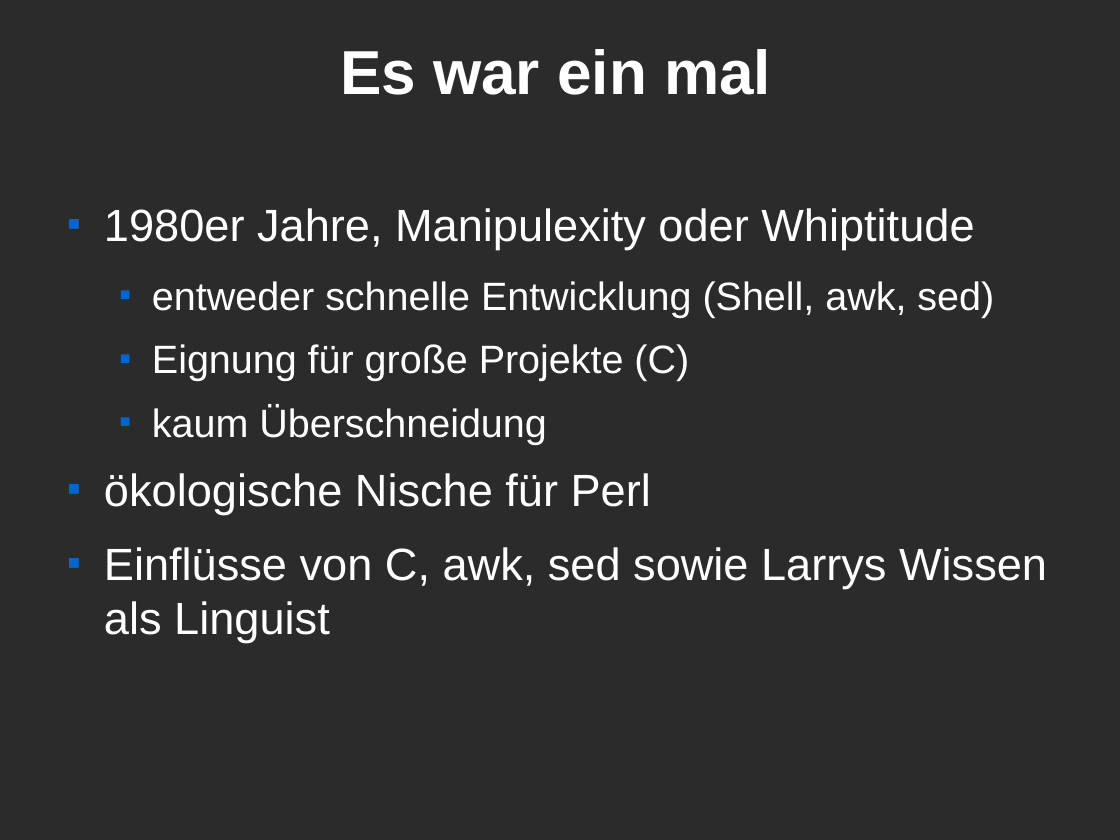
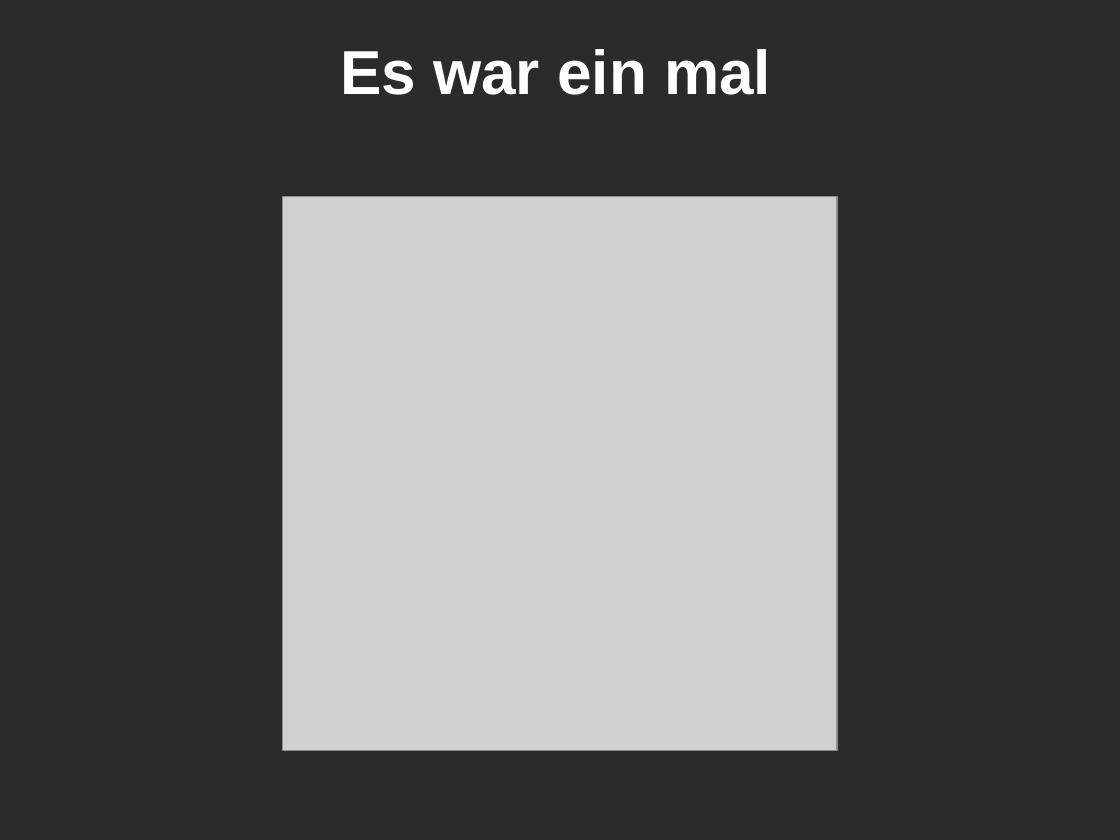
Before and after one commit to Caldrin/Vortrag_CLT, a slide deck: slide 2 of Modern Perl.odp. Drawn at 1120x840 pixels with LibreOffice and Linux fonts; fonts in the diff are those of the drawing; grey boxes stand for pictures; background and template pictures are left out; a plain dark background stands for a picture behind light text. Boxes give left, top, right and bottom in pixels: in the first picture for what was removed or moved away, otherwise in the second. Text is boxed around its words. In the diff, an @@ line names an element or a change of style, - is before the commit and + after.

```diff
--- a/Modern Perl.odp
+++ b/Modern Perl.odp
@@ text removed at bbox=[104, 208, 1047, 643] @@
-■ 1980er Jahre, Manipulexity oder Whiptitude
-  ■ entweder schnelle Entwicklung (Shell, awk, sed)
-  ■ Eignung für große Projekte (C)
-  ■ kaum Überschneidung
-■ ökologische Nische für Perl
-■ Einflüsse von C, awk, sed sowie Larrys Wissen als Linguist
@@ picture added at bbox=[283, 196, 837, 751] @@
```
Also in this commit, not shown: 1 other slide changed, 12 slides added, 1 slide removed.
